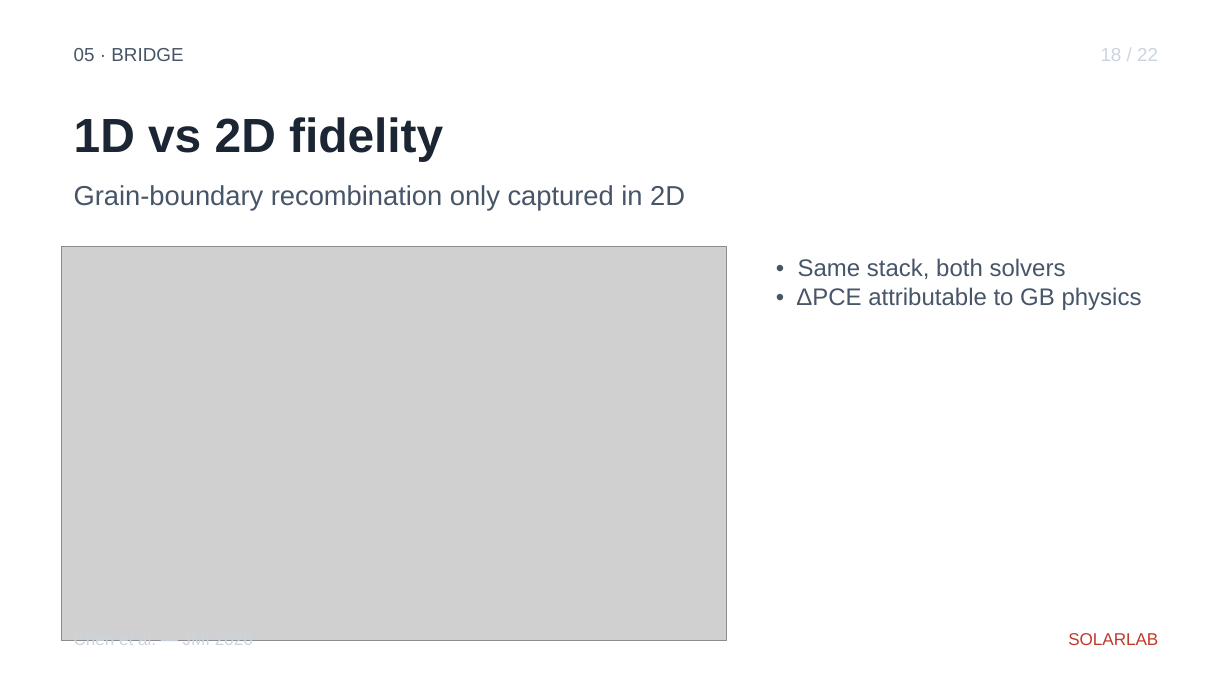
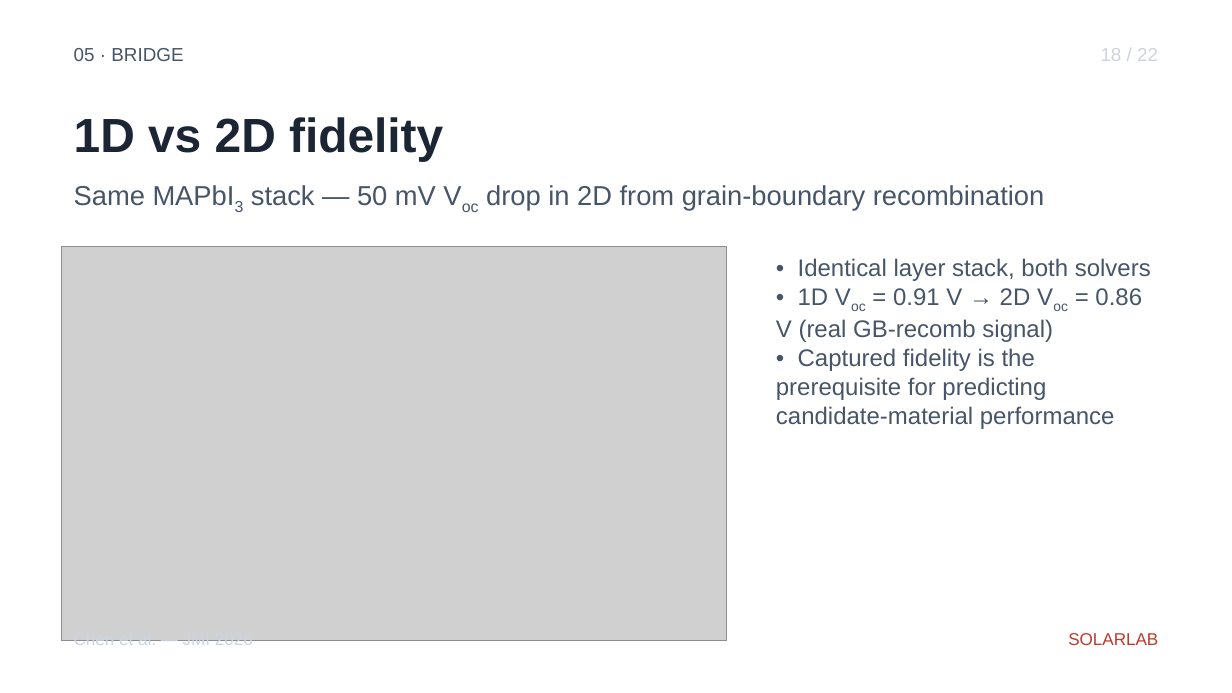
Before and after one commit to ShaneLogic/SolarLab, a slide deck: slide 23 of presentations/jmi-2026/output/jmi-2026.pptx. Drawn at 1232x693 pixels with LibreOffice and Linux fonts; fonts in the diff are those of the drawing; grey boxes stand for pictures. Boxes give left, top, right and bottom in pixels: in the first picture for what was removed or moved away, otherwise in the second. Text is boxed around its words. In the diff, an @@ line names an element or a change of style, - is before the commit and + after.

Commit message:
feat(jmi-ppt): refresh deck with real DFT/ML data from PV-Materials-Screening
Pulls real screening results, candidate properties, ML metrics, and figure
assets from /PhD/PV-Materials-Screening/3rd JMI Conference and rebuilds
the deck end-to-end. Copy.yaml replaces every R1–R4 placeholder with
ground-truth content from the technical doc.

Pipeline funnel filled in: >10⁵ MP/OQMD → 647 DFT-screened → 473
ML-ready → 41 PV-promising (y > 0.05) → 14 action list (y > 0.10).

ML metrics filled in: HistGBR + log1p target, 5-fold × 5-seed random
CV → R² = 0.466 ± 0.035, MAE = 0.012, top-20 recall = 0.50, +50 % R²
over the GPR / GB / ExT baseline. Prototype-grouped CV R² ≈ 0
flags the active-learning transfer gap.

Top-2 hits with all four PV descriptors:
  Hit #1 Se₁₆Sn₈Zr₄ (AB₂C₄, Pnma): E_g 1.12 eV, m 0.43, ε 19.5,
                                    E_b 7 meV, PV score 0.487
  Hit #2 Cs₂Sb₆Se₂   (ABC₃, C2/m): E_g 1.28 eV, m 0.81, ε 12.6,
                                    E_b 56 meV, PV score 0.298

Imports 7 figures into figures/output/ (gitignored — but the rebuilt
.pptx embeds them as bytes, so the committed deck is self-contained).
README documents the import workflow.

Funnel-arc title updated: "High-throughput DFT and small-sample ML
for chalcogenide PV absorber discovery, with device-scale validation".

Audit: 28 slides, 49 sub + 14 sup runs, no _/^ leaks.

Constraint: Source figures live in sibling project tree, gitignored
on import; deck binary (committed) embeds them so the artifact is
reproducible without the sibling tree
Confidence: high — every number traceable to PV_Screening_Technical_Documentation.docx
Scope-risk: narrow — copy + figure import + rebuild; no logic changes
Directive: Re-run the import block in README whenever the source
figures update; rerun build_deck.py + audit_typography.py after any
copy.yaml edit
Not-tested: Stability / phonon DOS data (R4) — not in source docs;
s12 reused for the population funnel instead

```diff
--- a/presentations/jmi-2026/output/jmi-2026.pptx
+++ b/presentations/jmi-2026/output/jmi-2026.pptx
@@ text at (74,185,1044,211): text changed @@
-Grain-boundary recombination only captured in 2D
+Same MAPbI3 stack — 50 mV Voc drop in 2D from grain-boundary recombination
@@ text at (776,258,1151,429): text changed @@
-• Same stack, both solvers
-• ΔPCE attributable to GB physics
+• Identical layer stack, both solvers
+• 1D Voc = 0.91 V → 2D Voc = 0.86 V (real GB-recomb signal)
+• Captured fidelity is the prerequisite for predicting candidate-material performance
```
Also in this commit, not shown: 20 other slides changed, 1 slide added, 1 slide removed, 2 other files.
